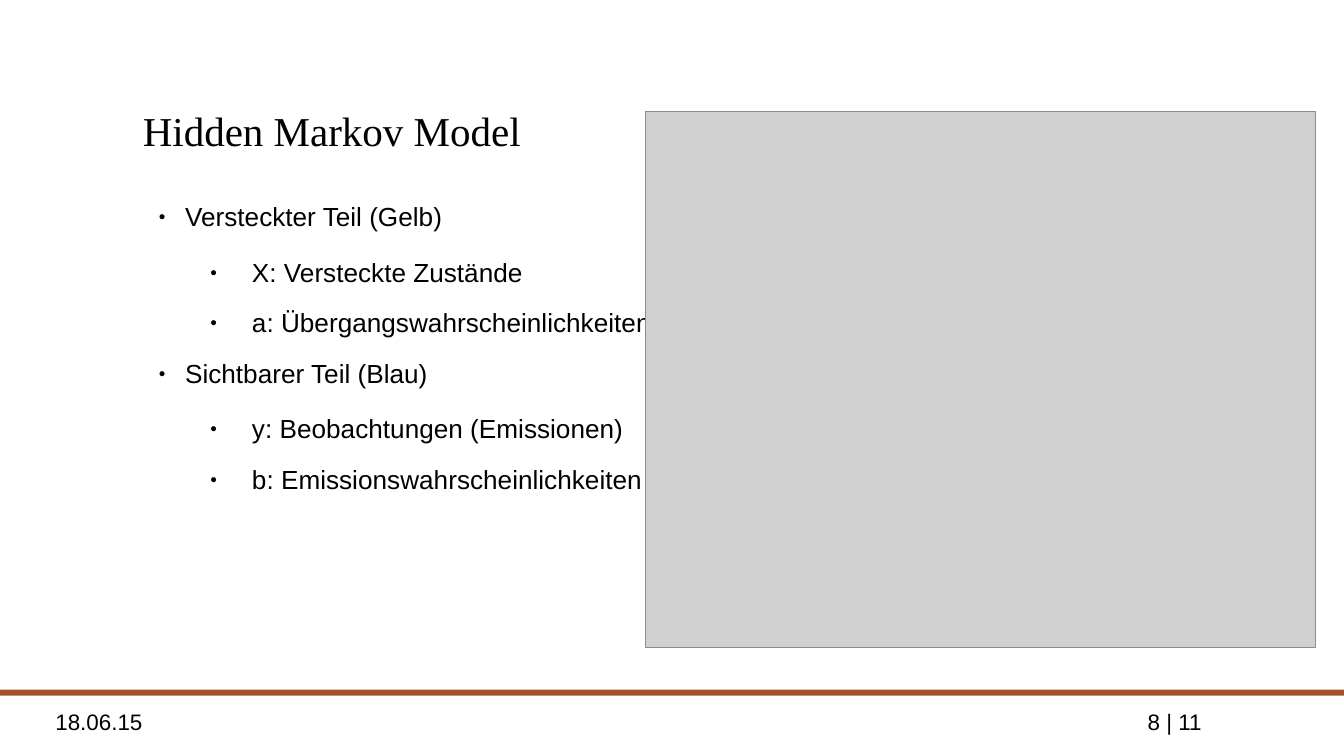
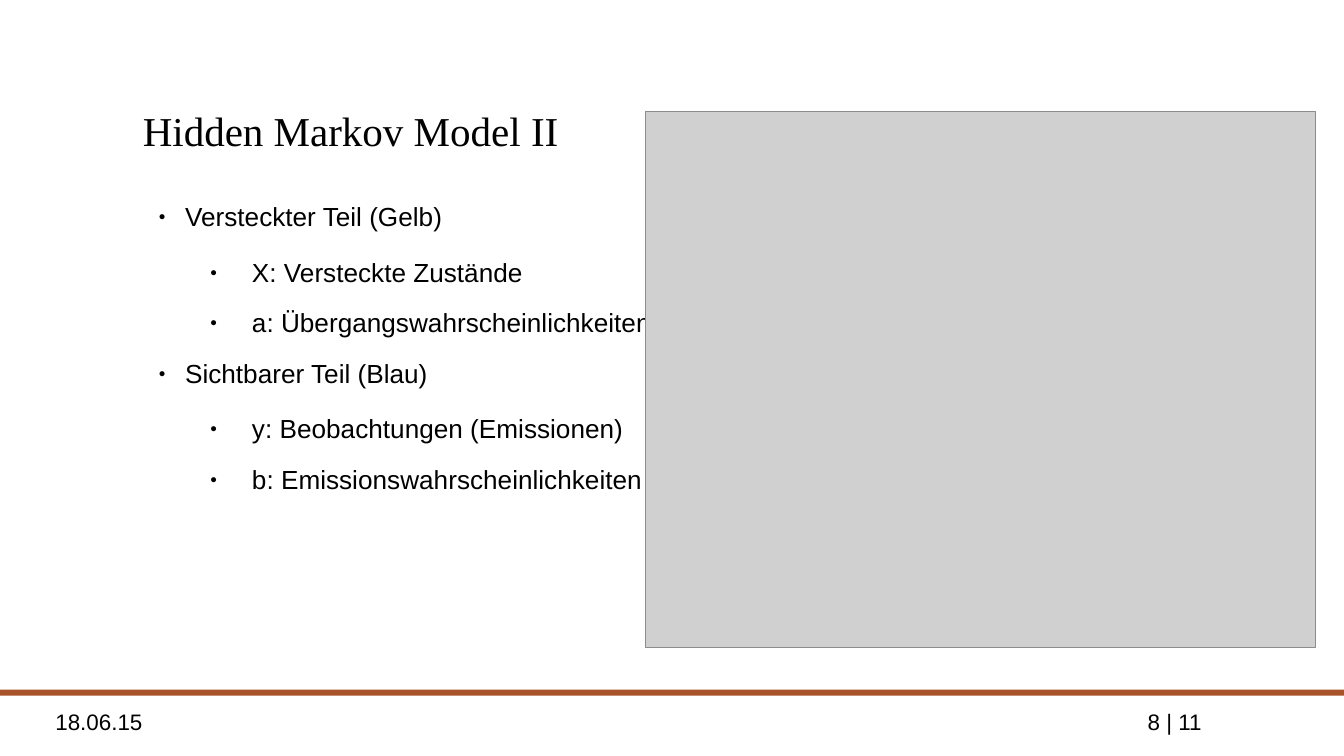
Before and after one commit to ppasler/Formale-Methoden-HMM, a slide deck: slide 8 of presentation/hidden_markov_pasler.odp. Drawn at 1344x756 pixels with LibreOffice and Linux fonts; fonts in the diff are those of the drawing; grey boxes stand for pictures; background and template pictures are left out. Boxes give left, top, right and bottom in pixels: in the first picture for what was removed or moved away, otherwise in the second. Text is boxed around its words. In the diff, an @@ line names an element or a change of style, - is before the commit and + after.

```diff
--- a/presentation/hidden_markov_pasler.odp
+++ b/presentation/hidden_markov_pasler.odp
@@ title at bbox=[143, 117, 558, 147]: text changed @@
-Hidden Markov Model
+Hidden Markov Model II
```
Also in this commit, not shown: 4 other slides changed, 5 slides added, 3 other files.
